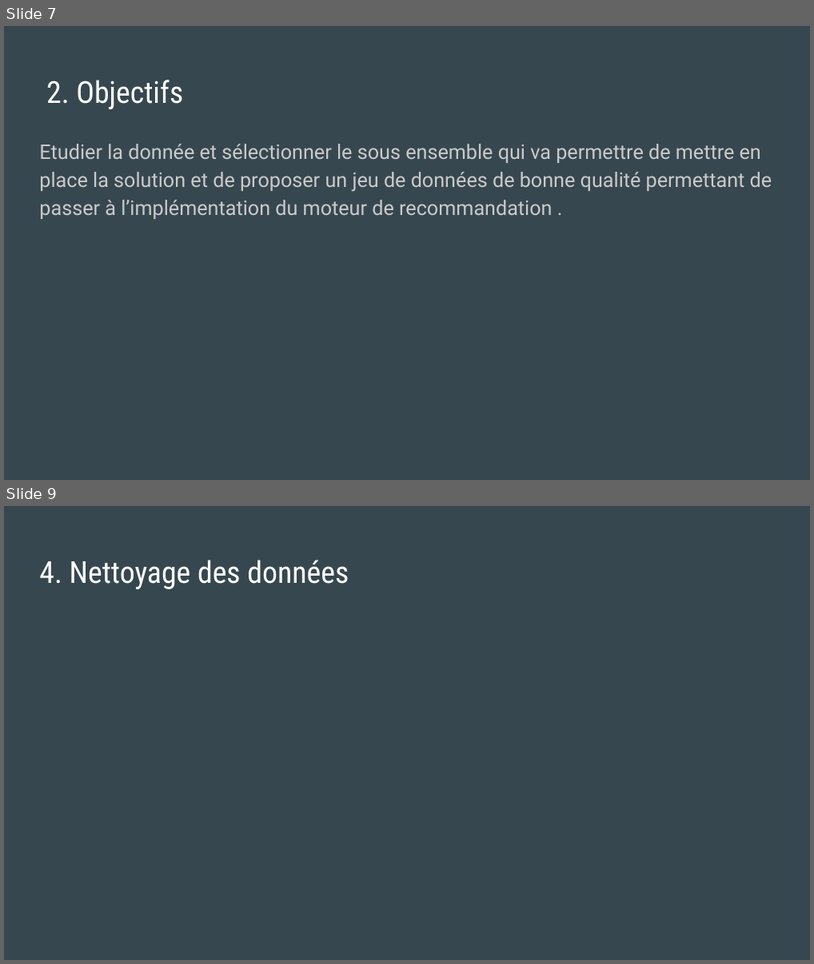
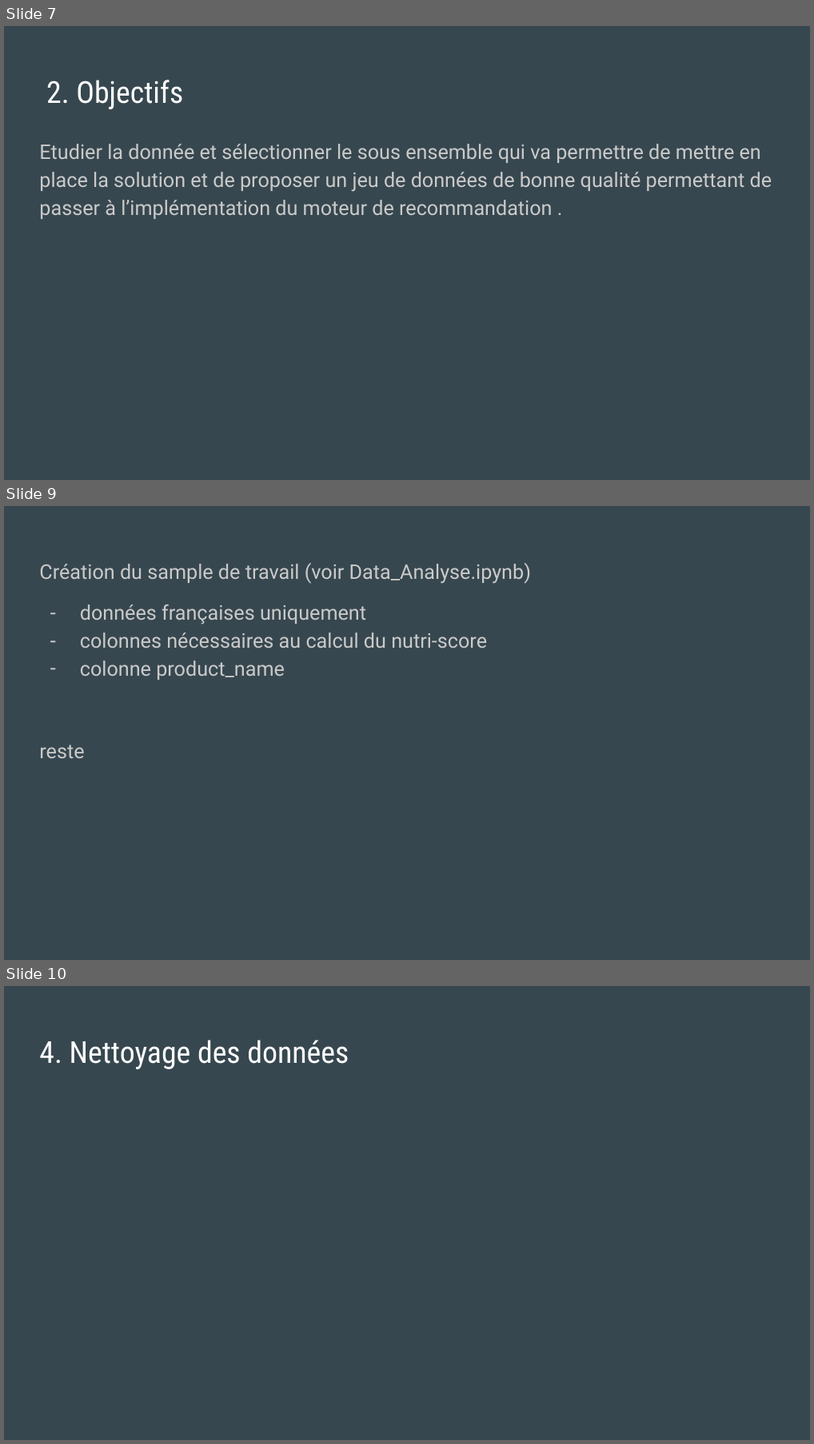
Before and after one commit to MarieDeSmedt/FoodFlix, a slide deck: FOODFLIX.pptx. Shown one above the other, each under a label of ours: slides 7 and 9 before the commit, slides 7, 9 and 10 after it; the slides between them are not shown. The pictures are 814x964 and 814x1444 pixels, drawn with LibreOffice and Linux fonts; fonts in the diff are those of the drawing. Boxes give left, top, right and bottom in pixels: in the first picture for what was removed or moved away, otherwise in the second. Text is boxed around its words. In the diff, an @@ line names an element or a change of style, - is before the commit and + after.

```diff
--- a/FOODFLIX.pptx
+++ b/FOODFLIX.pptx
@@ slide 9 added at <box>4,506,810,960</box>, background #37474F @@
@@ text added at <box>39,563,531,758</box>, 18 pt, text #CACACA @@
+Création du sample de travail (voir Data_Analyse.ipynb)
+– données françaises uniquement
+– colonnes nécessaires au calcul du nutri-score
+– colonne product_name
+reste
@@ what was slide 9 is now slide 10 @@
```
Also in this commit, not shown: 1 slide changed, 1 other file.
